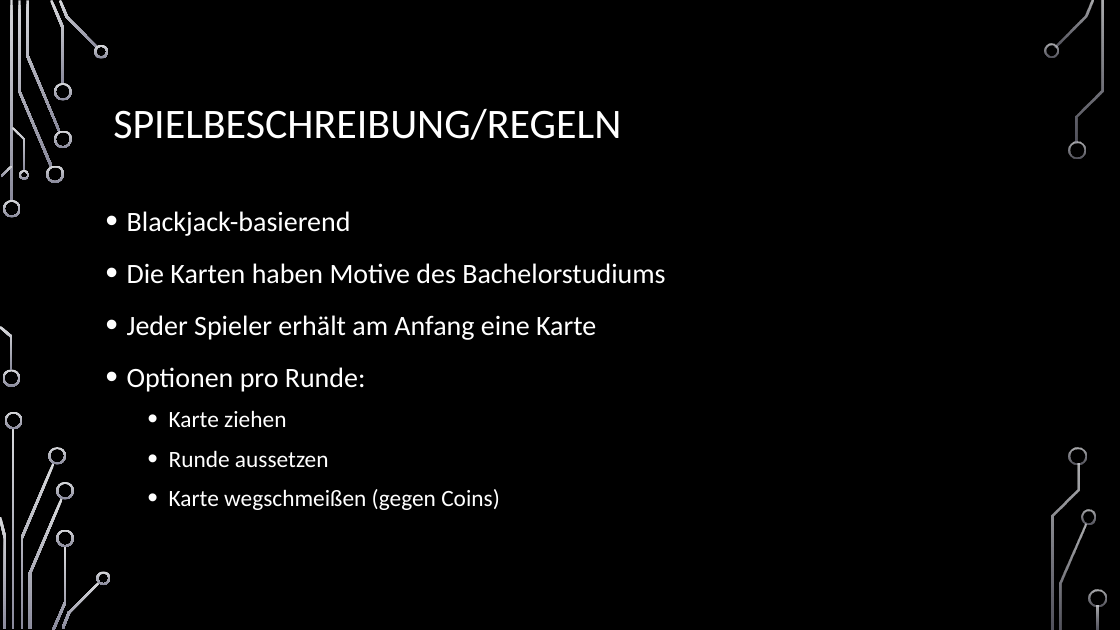
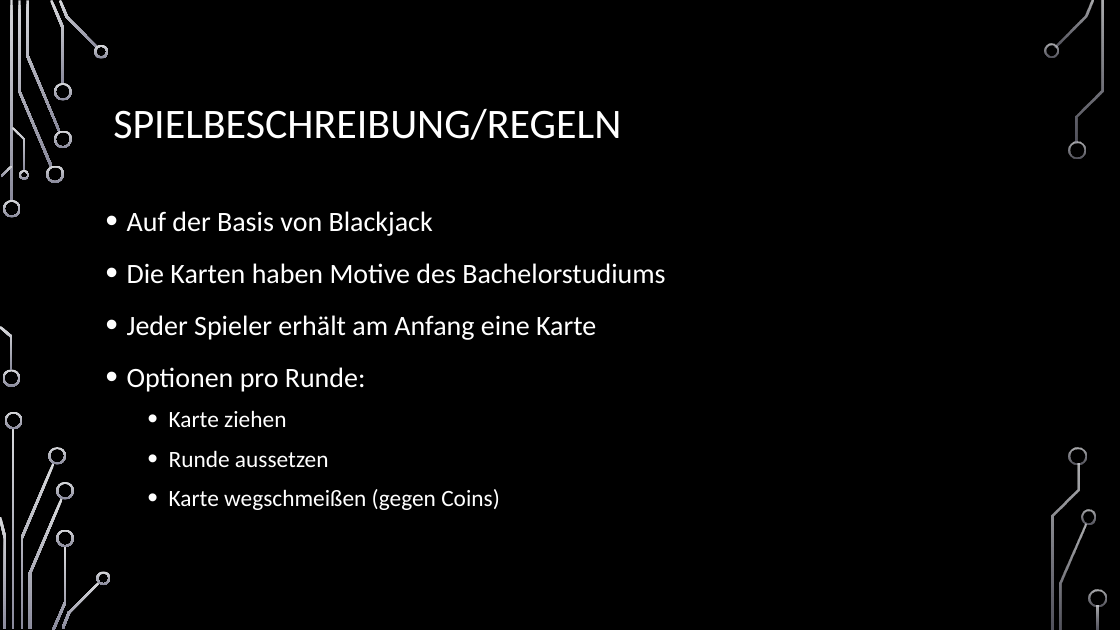
Before and after one commit to jnussbaum/TheBachelorsChaseGame, a slide deck: slide 5 of documents/Meilensteine/Meilenstein I/Meilenstein_1_Präsentation.pptx. Drawn at 1120x630 pixels with LibreOffice and Linux fonts; fonts in the diff are those of the drawing; background and template pictures are left out. Boxes give left, top, right and bottom in pixels: in the first picture for what was removed or moved away, otherwise in the second. Text is boxed around its words. In the diff, an @@ line names an element or a change of style, - is before the commit and + after.

```diff
--- a/documents/Meilensteine/Meilenstein I/Meilenstein_1_Präsentation.pptx
+++ b/documents/Meilensteine/Meilenstein I/Meilenstein_1_Präsentation.pptx
@@ text at [127,211,433,236]: text changed @@
-• Blackjack-basierend
+• Auf der Basis von Blackjack
```
Also in this commit, not shown: 5 other slides changed, 3 other files.
